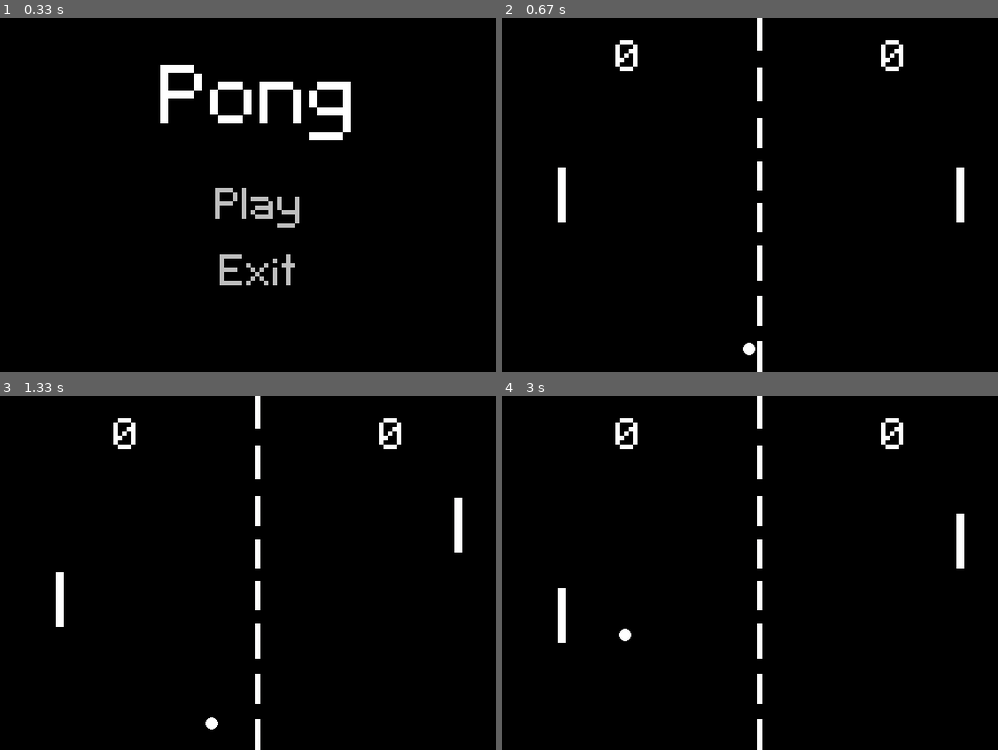
Above: before the commit, frames 1-4 (two rows, left to right).
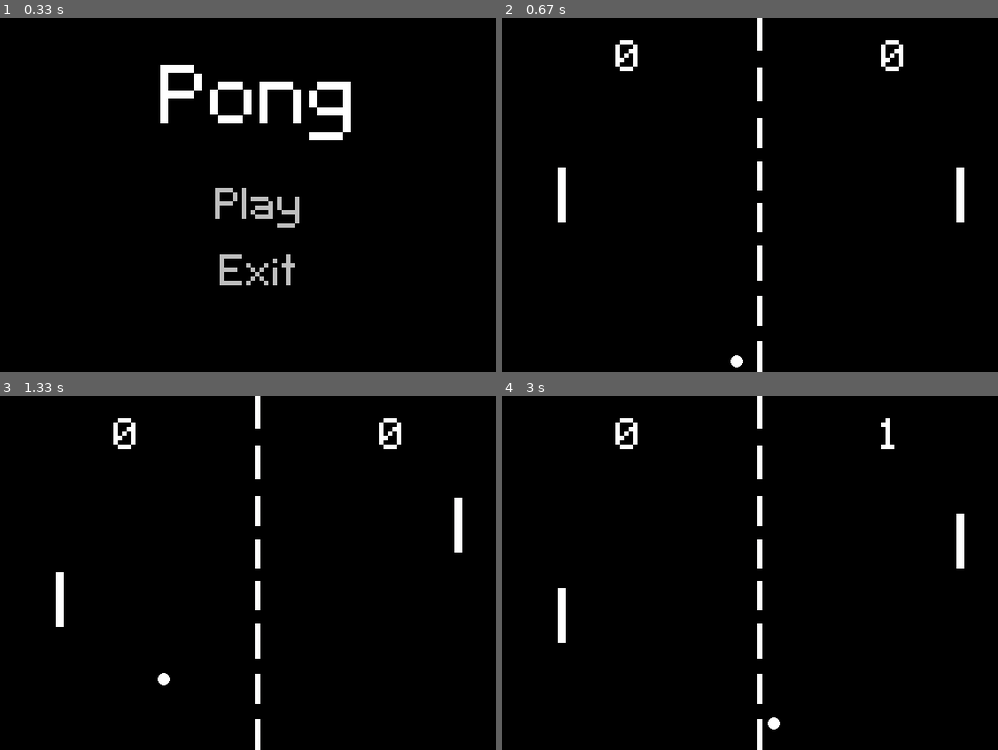
Above: after the commit, the same moments.

Repository: NedzadDonlagic04/pygame-pong
Game: pygame game, started from main.py
Same seed, same stepped clock (60 frames per second), same inputs: the game is played once before the commit and once after it.
Inputs (mouse positions are in pixels of both pictures, inside the frame that each line leads up to):
- Up to frame 1 (0.33 s): no input
- Up to frame 2 (0.67 s): click (759, 209) at 0.38 s
- Up to frame 3 (1.33 s): hold Up 0.67-1.13 s; move the mouse to (238, 587) at 0.7 s; hold Down from 1.17 s (still down); hold S from 1.17 s (still down)
- Up to frame 4 (3 s): release Down at 1.47 s; release S at 1.47 s; hold Up 1.5-1.87 s; hold W 1.5-1.87 s; hold Down 1.9-2.27 s; hold S 1.9-2.27 s; hold Up 2.3-2.6 s; hold W 2.3-2.6 s; hold Down 2.63-2.93 s; hold S 2.63-2.93 s; hold Up from 2.97 s (still down); hold W from 2.97 s (still down)

Frame 1 is identical in both runs. In frame 2, 0.1% of the frame differs, in the area x 46-52%, y 91-99%; in frame 3, 0.1%; in frame 4, 0.3%, in the area x 23-81%, y 6-95%.

Commit message:
Added collision between players and ball
Implemented inside ball class

Diff:
--- a/classes.py
+++ b/classes.py
@@ -71,7 +71,9 @@
         self.SCREEN_WIDTH = width
         self.SCREEN_HEIGHT = height
 
-        self.directions = [-1 , 1]
+        self.speed = 2
+
+        self.directions = [-self.speed , self.speed]
 
     def setSpot(self, player=0):
         y = randrange(8, self.SCREEN_HEIGHT - 8, 1)
@@ -80,20 +82,27 @@
         if player == 0:
             self.x = choice(self.directions)
         elif player == 1:
-            self.x = -1
+            self.x = -self.speed
         else:
-            self.x = 1
+            self.x = self.speed
 
         self.y = choice(self.directions)
+
+    def checkCollision(self, players):
+        for player in players:
+            check = self.rect.colliderect(player.rect)
+            if check:
+                self.x = -self.x
+                break
 
     def update(self, scores):
         self.rect.top += self.y
         self.rect.left += self.x
 
-        if self.rect.top == 0 or self.rect.bottom == self.SCREEN_HEIGHT:
+        if self.rect.top < 0 or self.rect.bottom > self.SCREEN_HEIGHT:
             self.y = -self.y
-        if self.rect.left == 0 or self.rect.right == self.SCREEN_WIDTH:
-            if self.rect.left == 0:
+        if self.rect.left < 0 or self.rect.right > self.SCREEN_WIDTH:
+            if self.rect.left < 0:
                 scores.scoreUpdate(2)
                 self.setSpot(2)
             else:
